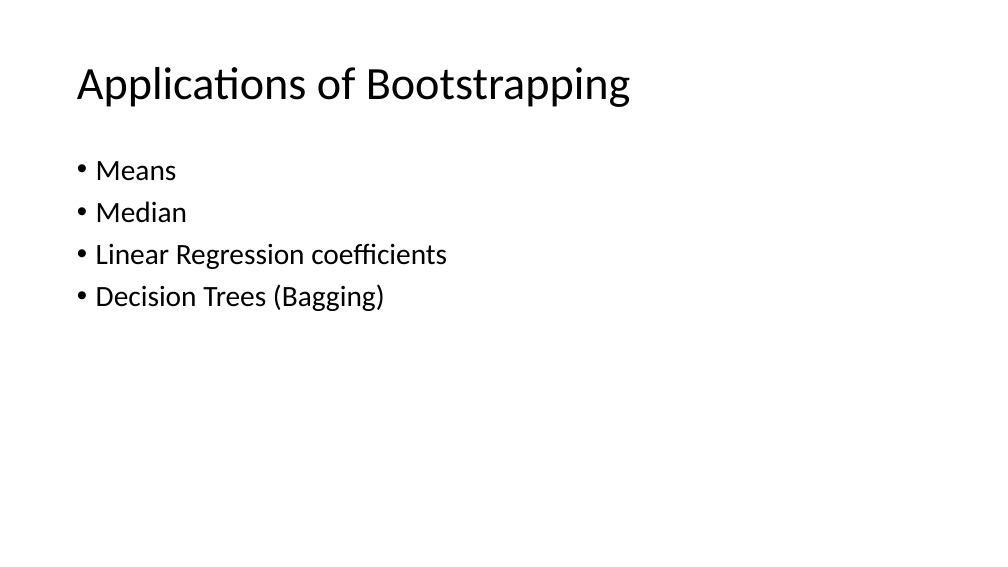
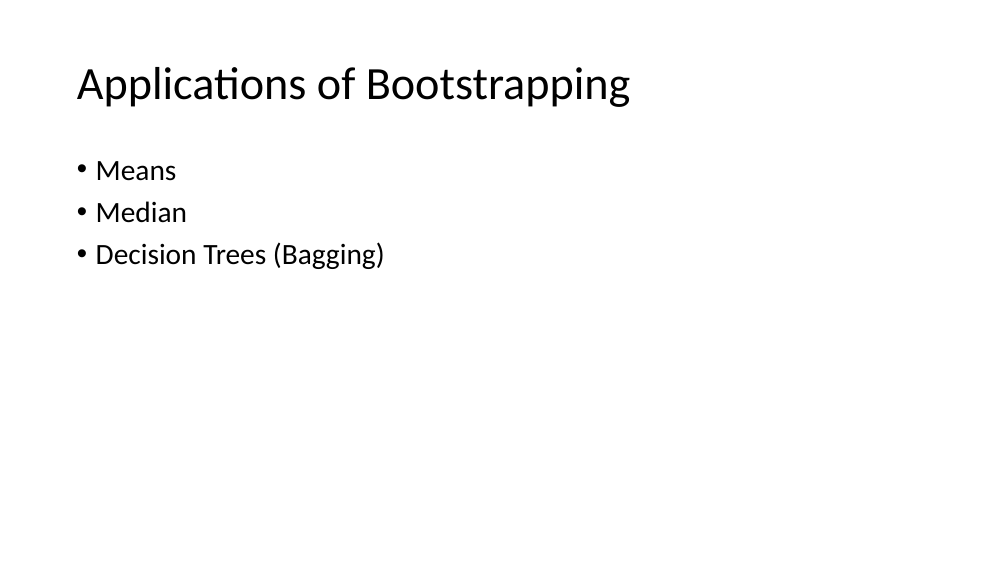
Before and after one commit to avmchandrish/bootstrapping, a slide deck: slide 6 of Bootstrapping.pptx. Drawn at 1008x567 pixels with LibreOffice and Linux fonts; fonts in the diff are those of the drawing. Boxes give left, top, right and bottom in pixels: in the first picture for what was removed or moved away, otherwise in the second. Text is boxed around its words. In the diff, an @@ line names an element or a change of style, - is before the commit and + after.

```diff
--- a/Bootstrapping.pptx
+++ b/Bootstrapping.pptx
@@ text at (x1=96, y1=243, x2=447, y2=269): paragraph removed @@
-• Linear Regression coefficients
```
Also in this commit, not shown: 1 other slide changed.
